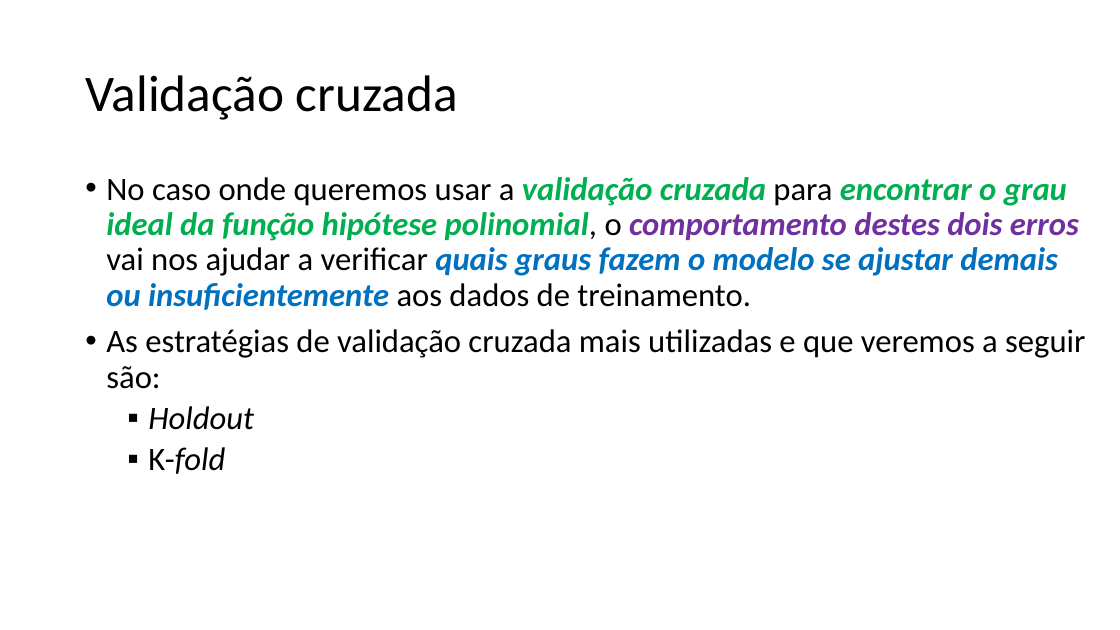
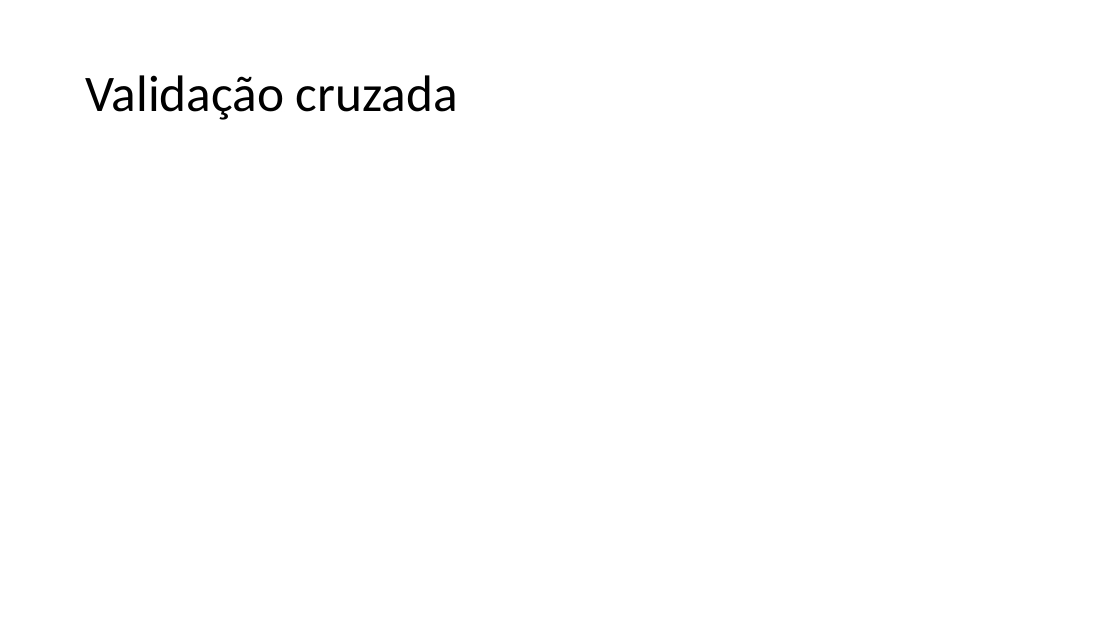
Before and after one commit to zz4fap/t319_aprendizado_de_maquina, a slide deck: slide 5 of slides/T319_Regressão_Linear (Parte V).pptx. Drawn at 1120x630 pixels with LibreOffice and Linux fonts; fonts in the diff are those of the drawing; grey boxes stand for pictures. Boxes give left, top, right and bottom in pixels: in the first picture for what was removed or moved away, otherwise in the second. Text is boxed around its words. In the diff, an @@ line names an element or a change of style, - is before the commit and + after.

```diff
--- a/slides/T319_Regressão_Linear (Parte V).pptx
+++ b/slides/T319_Regressão_Linear (Parte V).pptx
@@ text removed at [106,177,1085,474] @@
-• No caso onde queremos usar a validação cruzada para encontrar o grau ideal da função hipótese polinomial, o comportamento destes dois erros vai nos ajudar a verificar quais graus fazem o modelo se ajustar demais ou insuficientemente aos dados de treinamento.
-• As estratégias de validação cruzada mais utilizadas e que veremos a seguir são:
-  ▪ Holdout
-  ▪ K-fold
```
Also in this commit, not shown: 10 other slides changed, 1 other file.
